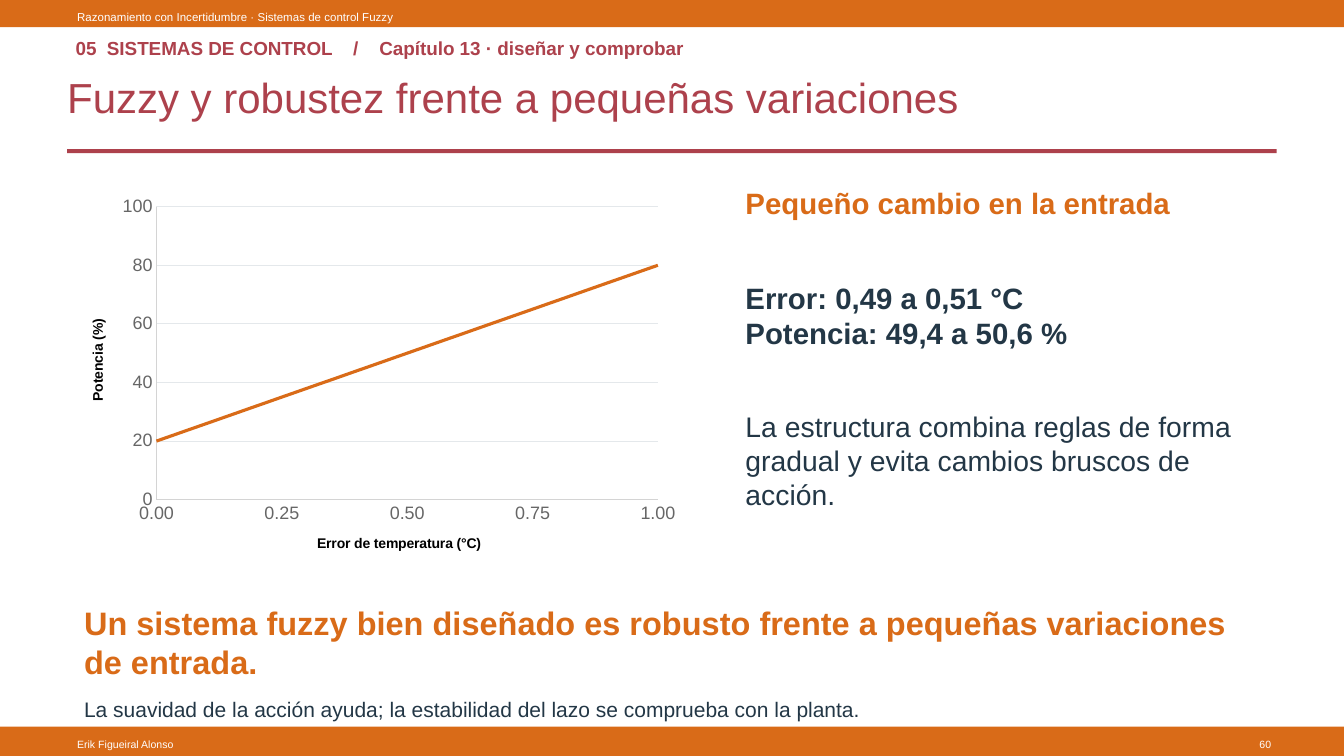
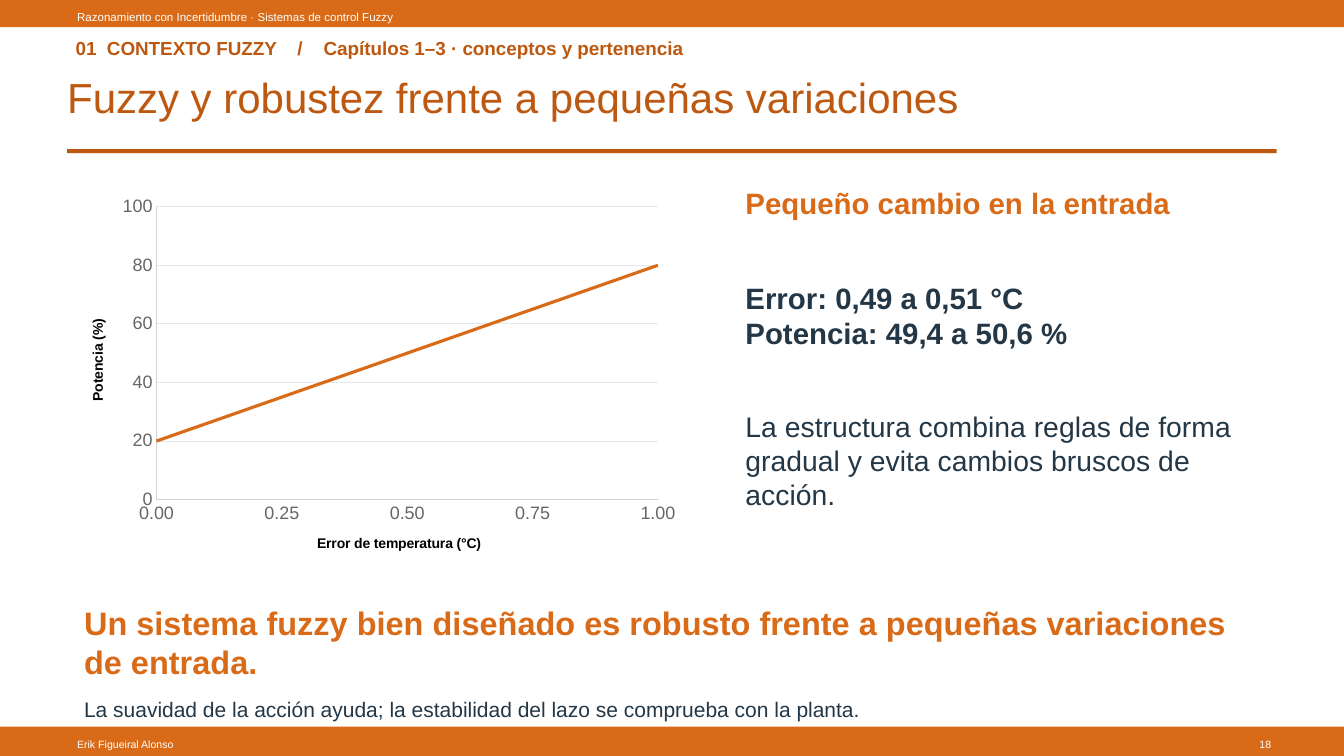
Before and after one commit to Figueiral-Alonso/Docencia, a slide deck: slide 18 of 26/Razonamiento con Incertidumbre/P2_Arquitectura/Control_Fuzzy/Sistemas_de_Control_Fuzzy.pptx (slide 60 before the commit). Drawn at 1344x756 pixels with LibreOffice and Linux fonts; fonts in the diff are those of the drawing. Boxes give left, top, right and bottom in pixels: in the first picture for what was removed or moved away, otherwise in the second. Text is boxed around its words. In the diff, an @@ line names an element or a change of style, - is before the commit and + after.

Commit message:
Restaura la introducción completa de fuzzy y adelanta los ejemplos del sensor

```diff
--- a/26/Razonamiento con Incertidumbre/P2_Arquitectura/Control_Fuzzy/Sistemas_de_Control_Fuzzy.pptx
+++ b/26/Razonamiento con Incertidumbre/P2_Arquitectura/Control_Fuzzy/Sistemas_de_Control_Fuzzy.pptx
@@ text at [76, 41, 683, 59]: text changed; text colour #AD414C to #BD5810 @@
-05 SISTEMAS DE CONTROL / Capítulo 13 · diseñar y comprobar
+01 CONTEXTO FUZZY / Capítulos 1–3 · conceptos y pertenencia
@@ text "Fuzzy y robustez frente a ..." at [67, 82, 958, 121]: text colour #AD414C to #BD5810 @@
@@ rectangle at [68, 149, 1277, 153]: fill #AD414C to #BD5810 @@
@@ text at [1259, 740, 1271, 748]: text changed @@
-60
+18
```
Also in this commit, not shown: 73 other slides changed, 2 slides added, 1 other file.
